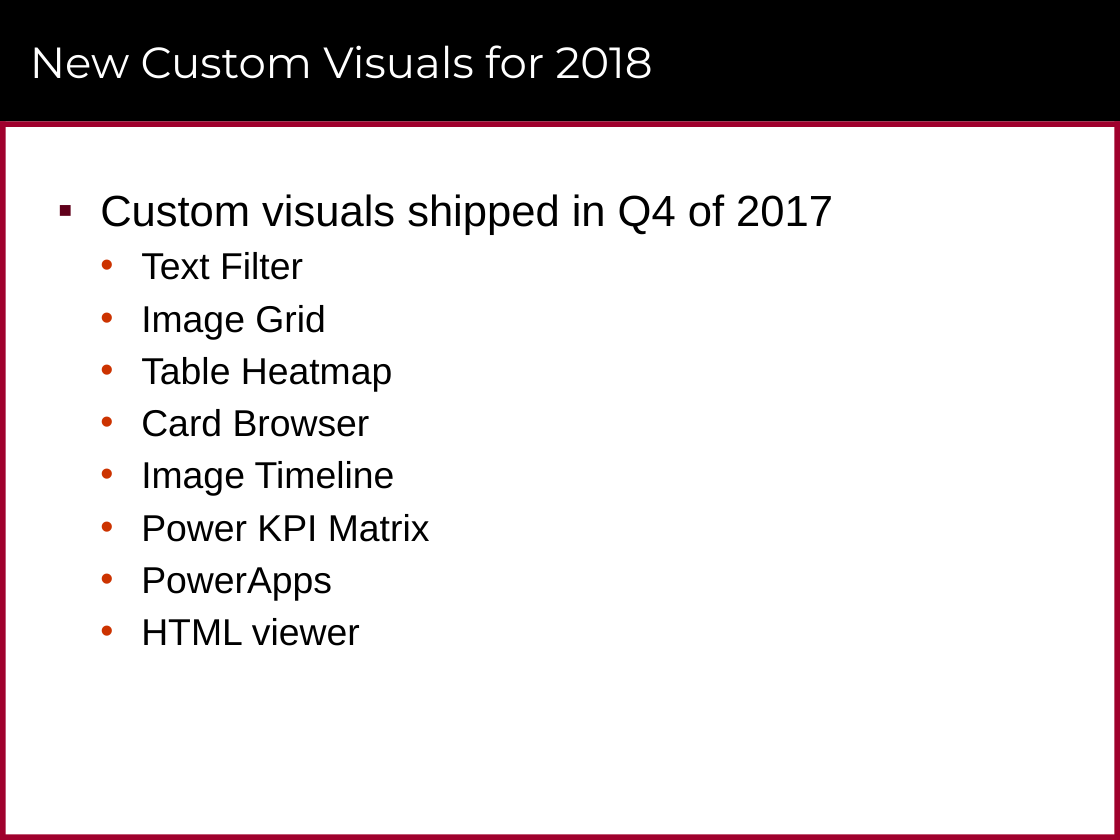
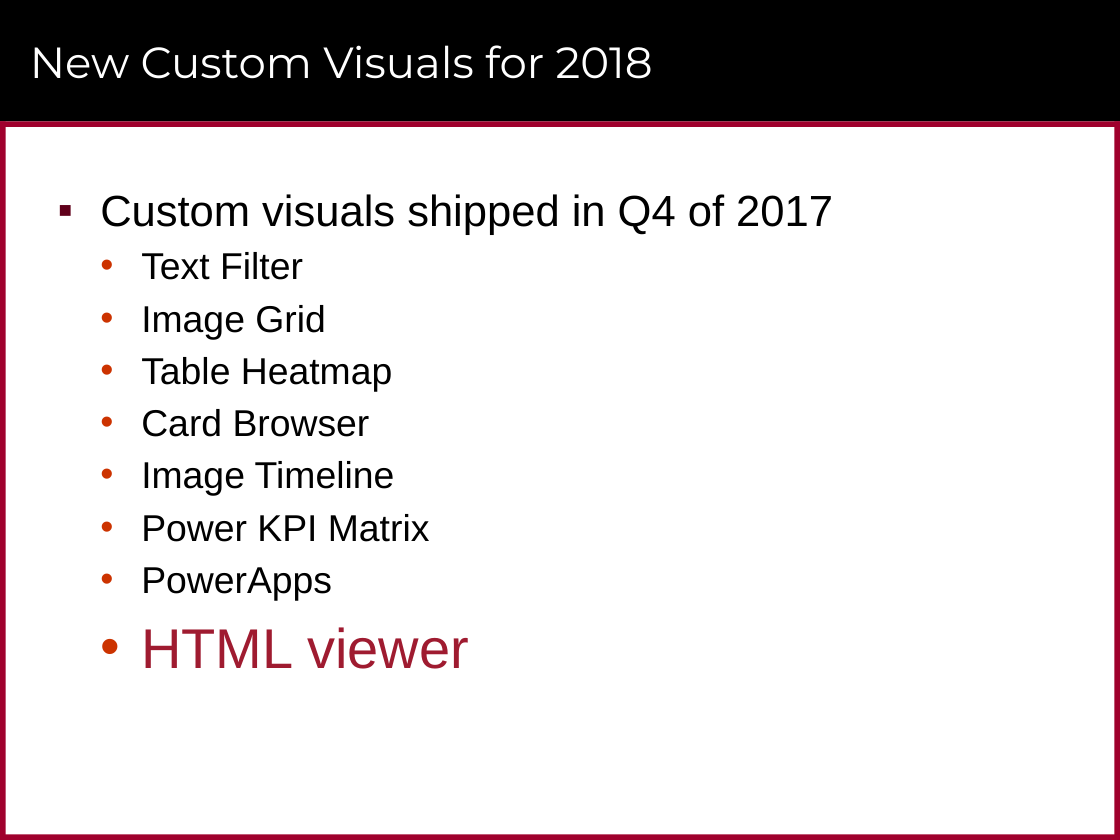
Before and after one commit to CriticalPathTraining/Bookmarks, a slide deck: slide 16 of Bookmarks.pptx (slide 12 before the commit). Drawn at 1120x840 pixels with LibreOffice and Linux fonts; fonts in the diff are those of the drawing; background and template pictures are left out. Boxes give left, top, right and bottom in pixels: in the first picture for what was removed or moved away, otherwise in the second. Text is boxed around its words. In the diff, an @@ line names an element or a change of style, - is before the commit and + after.

```diff
--- a/Bookmarks.pptx
+++ b/Bookmarks.pptx
@@ text at <box>141,627,469,669</box>: size 24 to 36 pt, text colour #000000 to #9F1B30 in "HTML viewer"; more space between paragraphs @@
```
Also in this commit, not shown: 9 other slides changed, 11 slides added, 7 slides removed, 1 other file.
